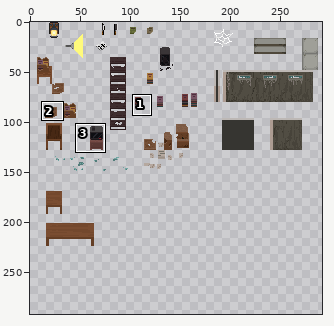
Sprite sheet, stored at assets/level4/GDlevel4.png. The first picture is a wide view before the edit; the outline marks the close-up.
Close-up. Old version:
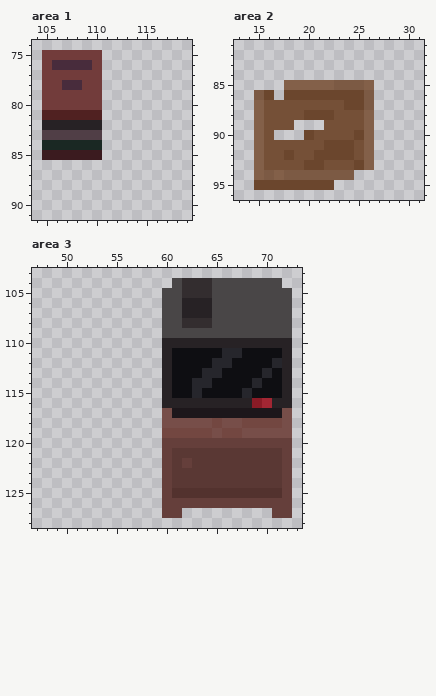
The file is 300x300 pixels. Pixels under 10% opacity are left out. Colours within 5 levels of each other are drawn and written as one. Shown: area 1: x 104..119, y 74..91; area 2: x 13..31, y 81..96; area 3: x 47..73, y 103..128. The wide view leaves out empty margins. The commit also changed other parts of the picture, which this record leaves out.
The same view after the edit:
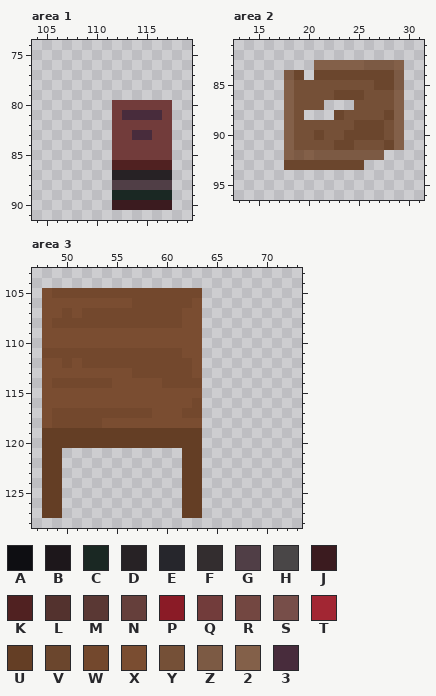
Palette (. is transparent): A #0e0e12  B #1d171b  C #1a2823  D #272225  E #26262c  F #332d2f  G #503e46  H #494647  J #3b1b1f  K #502121  L #53322e  M #5a3834  N #653f3b  P #8a1b26  Q #723c3b  R #734741  S #774e49  T #a22633  U #643e25  V #6b462d  W #73482d  X #7a4d31  Y #755037  Z #7c5a44  2 #836049  3 #482c3c
Difference:
Changed rows in their new state; - is an unchanged pixel.
Area 1:
first column x 105:
75 ......-------
76 ......-------
77 ......-------
78 ......-------
79 ......-------
80 ......-QQQQQQ
81 ......-Q3333Q
82 ......-QQQQQQ
83 ......-QQ33QQ
84 ......-QQQQQQ
85 ......-QQQQQQ
86 -------KKKKKK
87 -------DDDDDD
88 -------GGGGGG
89 -------CCCCCC
90 -------JJJJJJ
Area 2:
first column x 15:
83 ------22222ZZZ2
84 ---ZV-VVVVVVVVZ
85 ----YYYYYYYYVVZ
86 ..-2YYYY---YYY2
87 ...2---...YYYY2
88 ...2-...V--YYV2
89 ...2YYY---VVVY2
90 ..-2YYV--V-VVY2
91 ...2---Y---YYV2
92 ...2Z2ZZZZZZZ--
93 ...VV--VVV-.---
94 ..........-----
95 ........-------
Area 3:
first column x 48:
104 -------------...........-
105 XWWWWWWWWWWWWWWW.........
106 XXXXXXXXXWWWWWWX.........
107 XXWXWWWWWWWWWWXX.........
108 XWWWWWWWWWWWWWXX.........
109 XXXXXXXXXXXXXXXX.........
110 XXXXXXXXXXXXXXXX.........
111 WWWWWWWWWWWWWWXX.........
112 XXWXWWWWWWWWWWWX.........
113 XXXXXXXXXWWWWWWX.........
114 XWWWWWWXXXXXWWWW.........
115 XXXXXXXXXXXXXXXX.........
116 XXXXXXXXXXXXXXXW.........
117 XWWWWWWWWWWXXXWW.........
118 XWWWWWXXXXXXXXXX.........
119 UUUUUUUUUUUUUUUU.........
120 UUUUUUUUUUUUUUUU.........
121 UU----------..UU.........
122 UU----------..UU.........
123 UU----------..UU.........
124 UU----------..UU.........
125 UU----------..UU.........
126 UU----------..UU.........
127 UU----------..UU-------..
Where, in picture pixels (left, top, right, bottom), the same in both close-ups:
changed: (42, 50, 172, 210)
changed: (254, 60, 404, 190)
changed: (42, 278, 292, 518)
